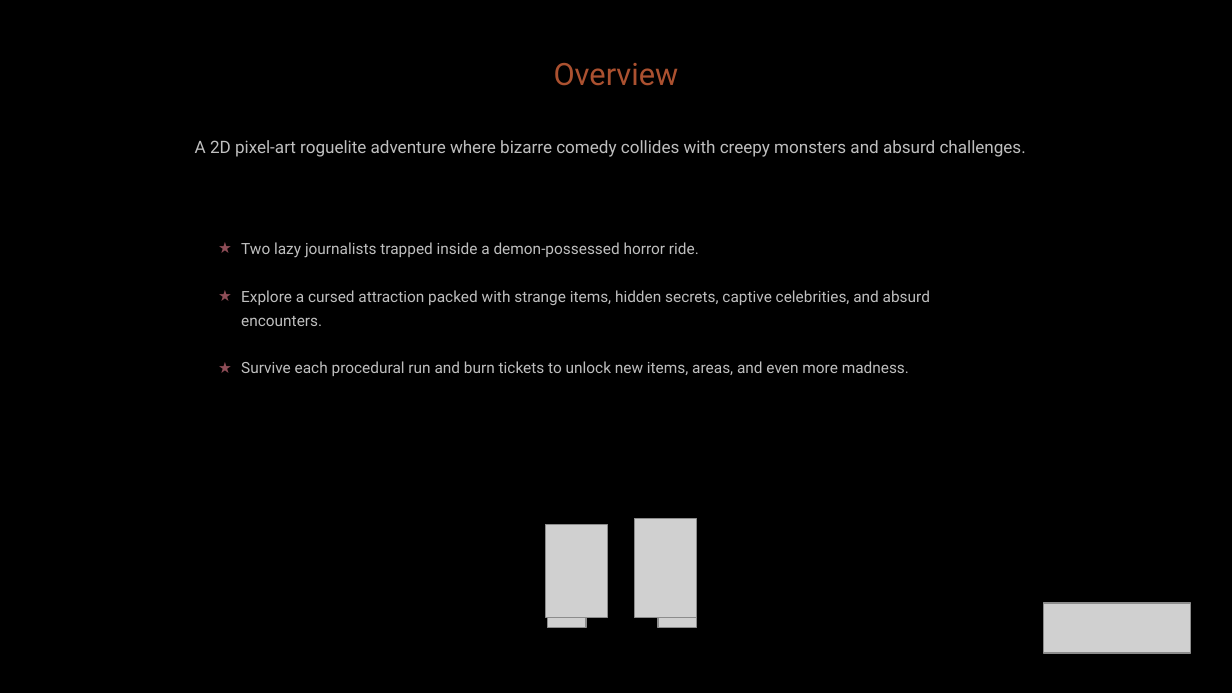
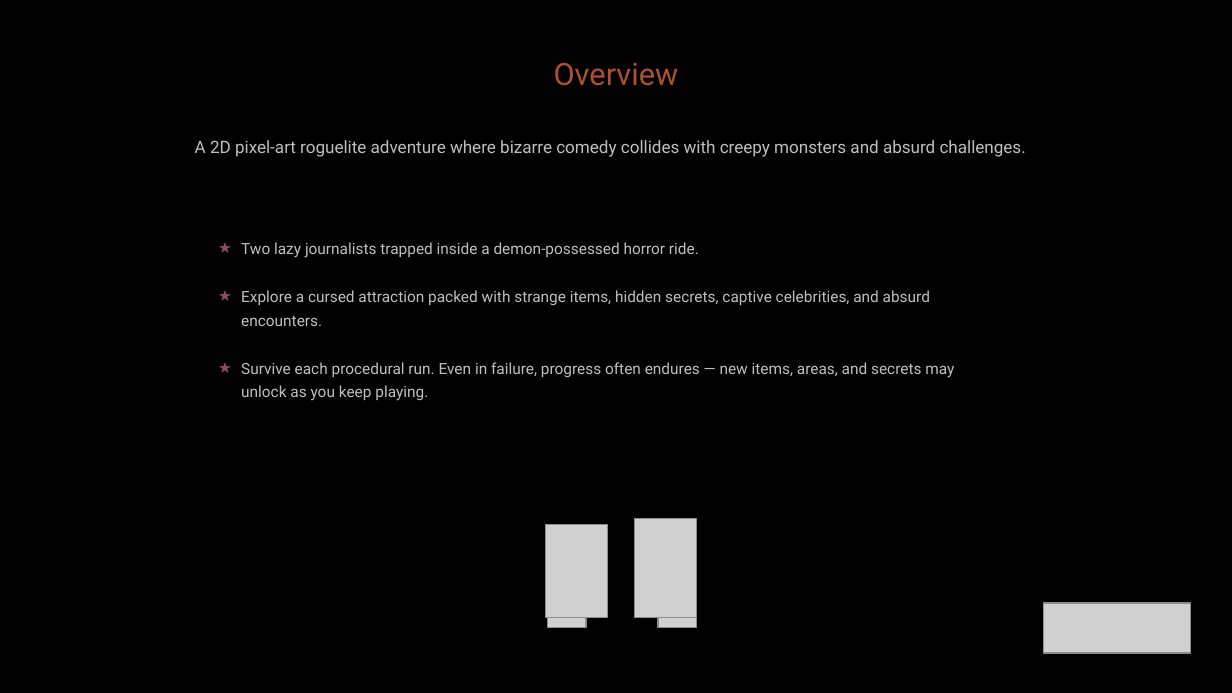
Before and after one commit to diegohcanepa/Remizione, a slide deck: slide 2 of Pitch Deck.pptx. Drawn at 1232x693 pixels with LibreOffice and Linux fonts; fonts in the diff are those of the drawing; grey boxes stand for pictures; background and template pictures are left out. Boxes give left, top, right and bottom in pixels: in the first picture for what was removed or moved away, otherwise in the second. Text is boxed around its words. In the diff, an @@ line names an element or a change of style, - is before the commit and + after.

```diff
--- a/Pitch Deck.pptx
+++ b/Pitch Deck.pptx
@@ text at [241, 362, 954, 401]: text changed @@
-★ Survive each procedural run and burn tickets to unlock new items, areas, and even more madness.
+★ Survive each procedural run. Even in failure, progress often endures — new items, areas, and secrets may unlock as you keep playing.
```
Also in this commit, not shown: 1 other slide changed, 38 other files.
